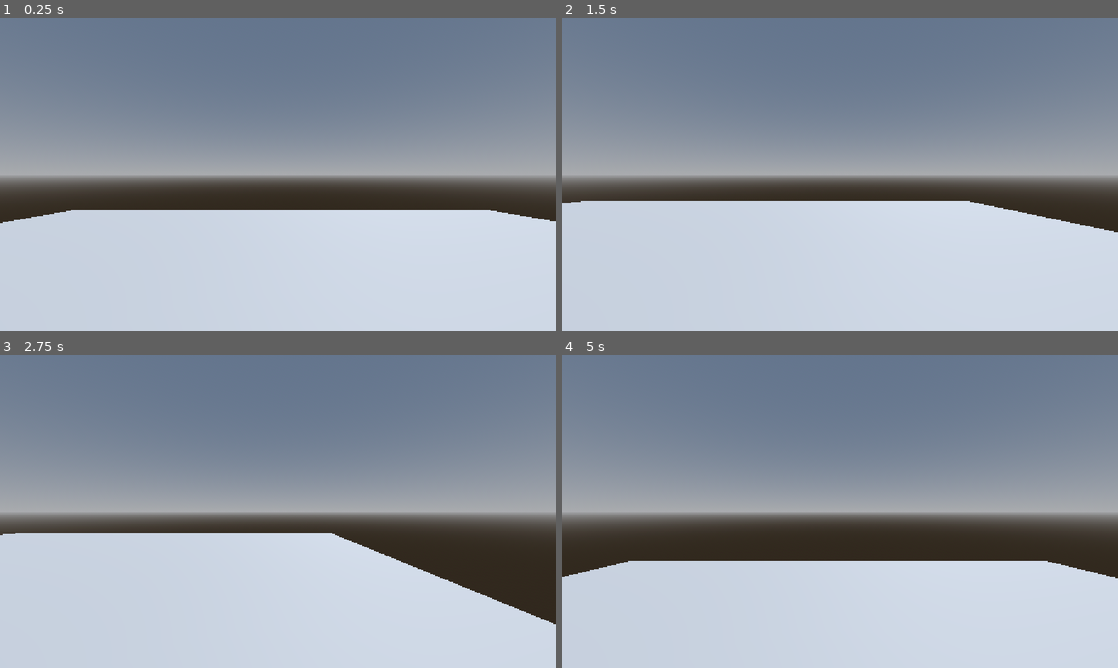
Above: before the commit, frames 1-4 (two rows, left to right).
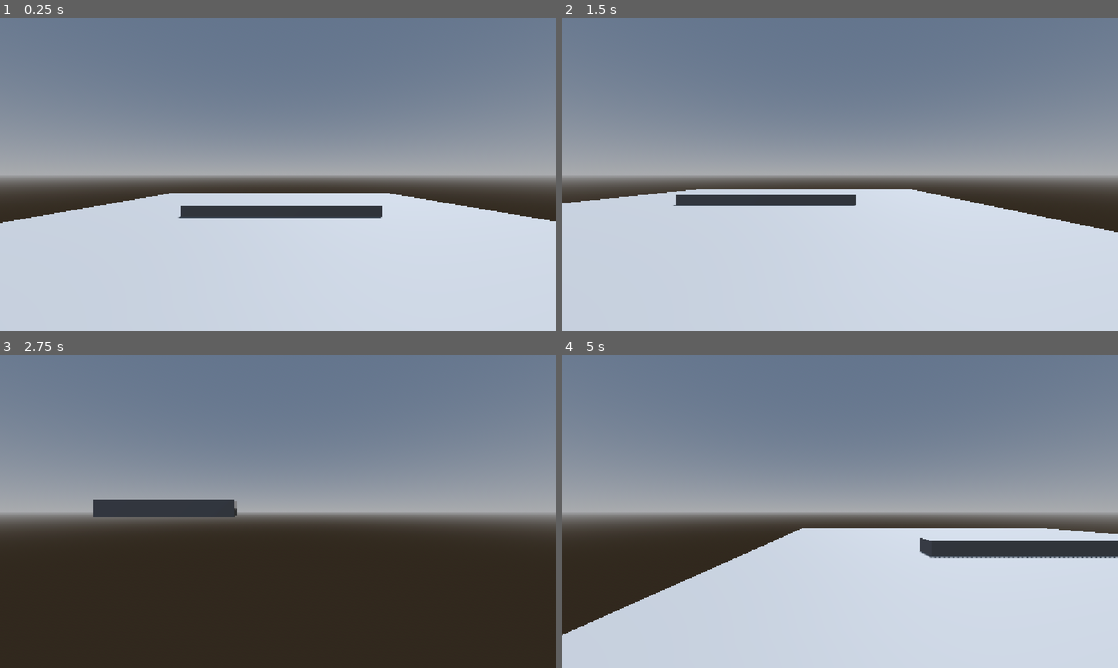
Above: after the commit, the same moments.

Repository: angrypig555/haven-game-2026
Game: Godot game, scene res://scenes/main.tscn
Same seed, same stepped clock (60 frames per second), same inputs: the game is played once before the commit and once after it.
Inputs:
- Up to frame 1 (0.25 s): no input
- Up to frame 2 (1.5 s): tap Enter (ui_accept) at 0.5, 0.77 s; hold D (right_strafe) 0.53-1.28 s; hold S (back) from 1.28 s (still down)
- Up to frame 3 (2.75 s): tap Enter (ui_accept) at 1.52 s; release S (back) at 2.03 s; hold D (right_strafe) from 2.03 s (still down)
- Up to frame 4 (5 s): release D (right_strafe) at 2.78 s; hold W (forward) 2.78-3.53 s; tap Enter (ui_accept) at 3.02, 3.77, 4.52 s; hold A (left_strafe) from 3.53 s (still down)

The runs differ from the first frame. In frame 1, 4.0% of the frame differs, in the area x 13-88%, y 56-64%; in frame 2, 2.3%; in frame 3, 39%, in the area x 0-100%, y 46-100%; in frame 4, 9.7%.

Commit message:
added OOB handler

Diff:
--- a/haven-2026/scenes/main.tscn
+++ b/haven-2026/scenes/main.tscn
@@ -1,6 +1,9 @@
 [gd_scene format=3 uid="uid://1w7rv6pggslt"]
 
+[ext_resource type="Script" uid="uid://7hgx141oqa4l" path="res://scripts/oobhandler.gd" id="1_0wfyh"]
 [ext_resource type="PackedScene" uid="uid://ceej0xbq7qsqx" path="res://scenes/player.tscn" id="1_o5qli"]
+
+[sub_resource type="BoxShape3D" id="BoxShape3D_rb6tl"]
 
 [sub_resource type="ProceduralSkyMaterial" id="ProceduralSkyMaterial_sgp6g"]
 sky_horizon_color = Color(0.66224277, 0.6717428, 0.6867428, 1)
@@ -19,7 +22,20 @@
 [sub_resource type="ConcavePolygonShape3D" id="ConcavePolygonShape3D_sgp6g"]
 data = PackedVector3Array(1, 0, 1, -1, 0, 1, 1, 0, -1, -1, 0, 1, -1, 0, -1, 1, 0, -1)
 
+[sub_resource type="BoxMesh" id="BoxMesh_cvopo"]
+
+[sub_resource type="BoxShape3D" id="BoxShape3D_cvopo"]
+
 [node name="Node3D" type="Node3D" unique_id=245324232]
+
+[node name="oobhandler" type="Node3D" parent="." unique_id=958594210]
+script = ExtResource("1_0wfyh")
+
+[node name="Area3D" type="Area3D" parent="oobhandler" unique_id=33845]
+
+[node name="CollisionShape3D" type="CollisionShape3D" parent="oobhandler/Area3D" unique_id=189878768]
+transform = Transform3D(39.473583, 0, 0, 0, 1, 0, 0, 0, 41.696857, 0, -5.292231, 0)
+shape = SubResource("BoxShape3D_rb6tl")
 
 [node name="WorldEnvironment" type="WorldEnvironment" parent="." unique_id=2063382571]
 environment = SubResource("Environment_0wfyh")
@@ -38,4 +54,15 @@
 shape = SubResource("ConcavePolygonShape3D_sgp6g")
 
 [node name="CharacterBody3D" parent="." unique_id=1440422813 instance=ExtResource("1_o5qli")]
-transform = Transform3D(1, 0, 0, 0, 1, 0, 0, 0, 1, -0.15719032, 1.6824393, -0.100655556)
+transform = Transform3D(1, 0, 0, 0, 1, 0, 0, 0, 1, -0.15719032, 1.6824393, 9.362357)
+
+[node name="MeshInstance3D2" type="MeshInstance3D" parent="." unique_id=1019868234]
+transform = Transform3D(-4.371139e-08, 0, -8.708884, 0, 1, 0, 1, 0, -3.8067742e-07, 0, 0, 0)
+mesh = SubResource("BoxMesh_cvopo")
+
+[node name="StaticBody3D" type="StaticBody3D" parent="MeshInstance3D2" unique_id=1863078899]
+
+[node name="CollisionShape3D" type="CollisionShape3D" parent="MeshInstance3D2/StaticBody3D" unique_id=917622540]
+shape = SubResource("BoxShape3D_cvopo")
+
+[connection signal="body_shape_entered" from="oobhandler/Area3D" to="oobhandler" method="_on_area_3d_body_shape_entered"]
--- /dev/null
+++ b/haven-2026/scripts/oobhandler.gd
@@ -0,0 +1,15 @@
+extends Node3D
+
+
+# Called when the node enters the scene tree for the first time.
+func _ready() -> void:
+	pass # Replace with function body.
+
+
+# Called every frame. 'delta' is the elapsed time since the previous frame.
+func _process(delta: float) -> void:
+	pass
+
+
+func _on_area_3d_body_shape_entered(body_rid: RID, body: Node3D, body_shape_index: int, local_shape_index: int) -> void:
+	get_tree().reload_current_scene()
--- a/haven-2026/scripts/player.gd
+++ b/haven-2026/scripts/player.gd
@@ -26,3 +26,7 @@
 		velocity.z = move_toward(velocity.z, 0, SPEED)
 
 	move_and_slide()
+
+
+func _on_area_3d_body_shape_entered(body_rid: RID, body: Node3D, body_shape_index: int, local_shape_index: int) -> void:
+	pass # Replace with function body.
Not shown, added: haven-2026/scripts/oobhandler.gd.uid
